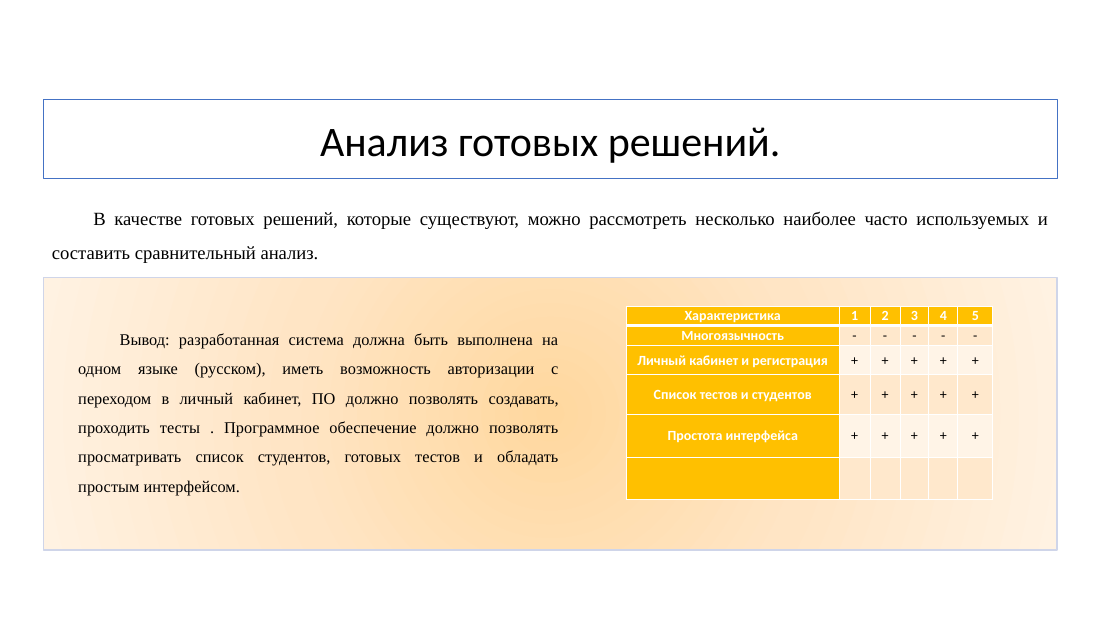
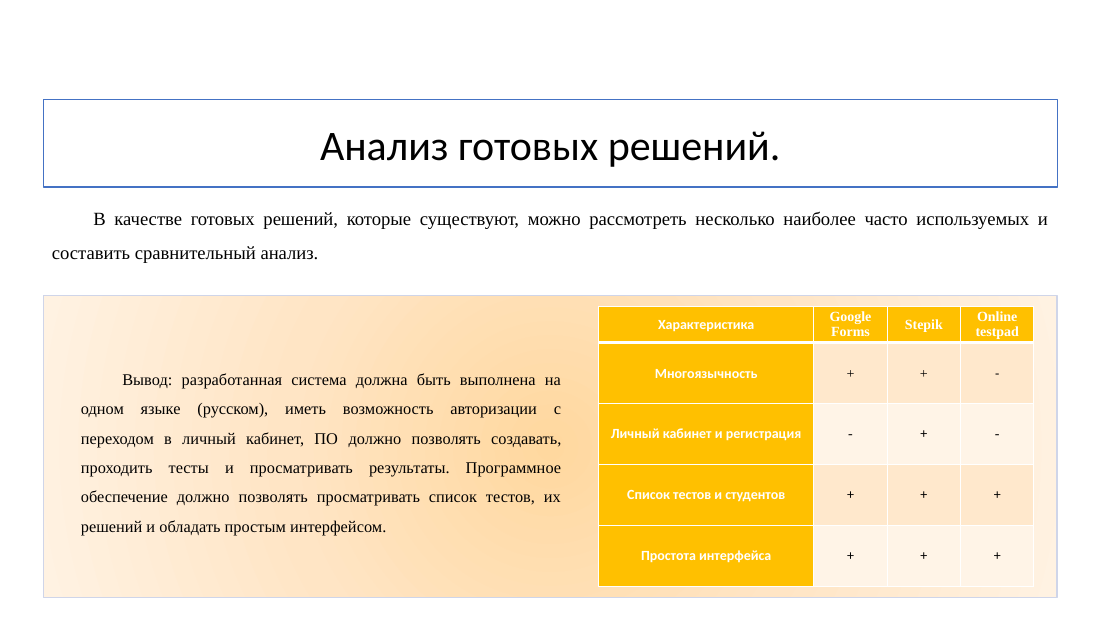
Before and after one commit to KayzelW/FelineX, a slide deck: slide 3 of DOCS/FelineX Грибова.pptx. Drawn at 1120x630 pixels with LibreOffice and Linux fonts; fonts in the diff are those of the drawing; background and template pictures are left out. Boxes give left, top, right and bottom in pixels: in the first picture for what was removed or moved away, otherwise in the second. Text is boxed around its words. In the diff, an @@ line names an element or a change of style, - is before the commit and + after.

```diff
--- a/DOCS/FelineX Грибова.pptx
+++ b/DOCS/FelineX Грибова.pptx
@@ freeform shape "Анализ готовых решений.": place and size @@
-freeform shape "Анализ готовых решений." at <box>44,100,1057,179</box>
+freeform shape "Анализ готовых решений." at <box>44,100,1057,187</box>
@@ rectangle: place and size @@
-rectangle at <box>44,277,1057,550</box>
+rectangle at <box>44,296,1057,597</box>
@@ table at <box>599,306,1033,586</box> @@
-Характеристика | 1 | 2 | 3 | 4 | 5
-Многоязычность | - | - | - | - | -
-Личный кабинет и регистрация | + | + | + | + | +
-Список тестов и студентов | + | + | + | + | +
-Простота интерфейса | + | + | + | + | +
- |  |  |  |  | 
+Характеристика | Google Forms | Stepik | Online testpad
+Многоязычность | + | + | -
+Личный кабинет и регистрация | - | + | -
+Список тестов и студентов | + | + | +
+Простота интерфейса | + | + | +
@@ table: place and size @@
-table at <box>627,306,994,500</box>
+table at <box>599,306,1033,586</box>
@@ text at <box>81,373,561,536</box>: text changed @@
-Вывод: разработанная система должна быть выполнена на одном языке (русском), иметь возможность авторизации с переходом в личный кабинет, ПО должно позволять создавать, проходить тесты . Программное обеспечение должно позволять просматривать список студентов, готовых тестов и обладать простым интерфейсом.
+Вывод: разработанная система должна быть выполнена на одном языке (русском), иметь возможность авторизации с переходом в личный кабинет, ПО должно позволять создавать, проходить тесты и просматривать результаты. Программное обеспечение должно позволять просматривать список тестов, их решений и обладать простым интерфейсом.
```
Also in this commit, not shown: 1 other slide changed.
